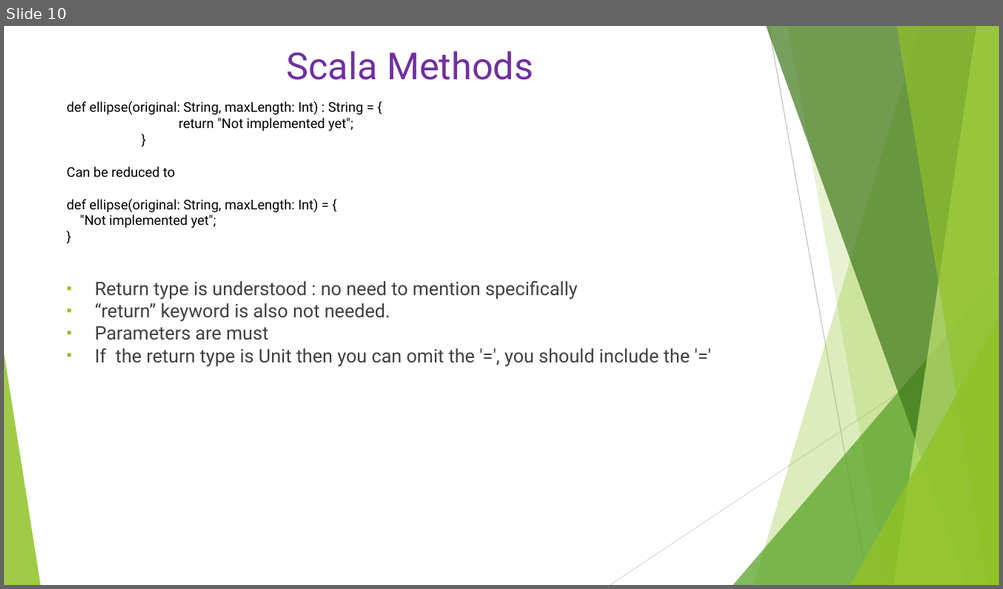
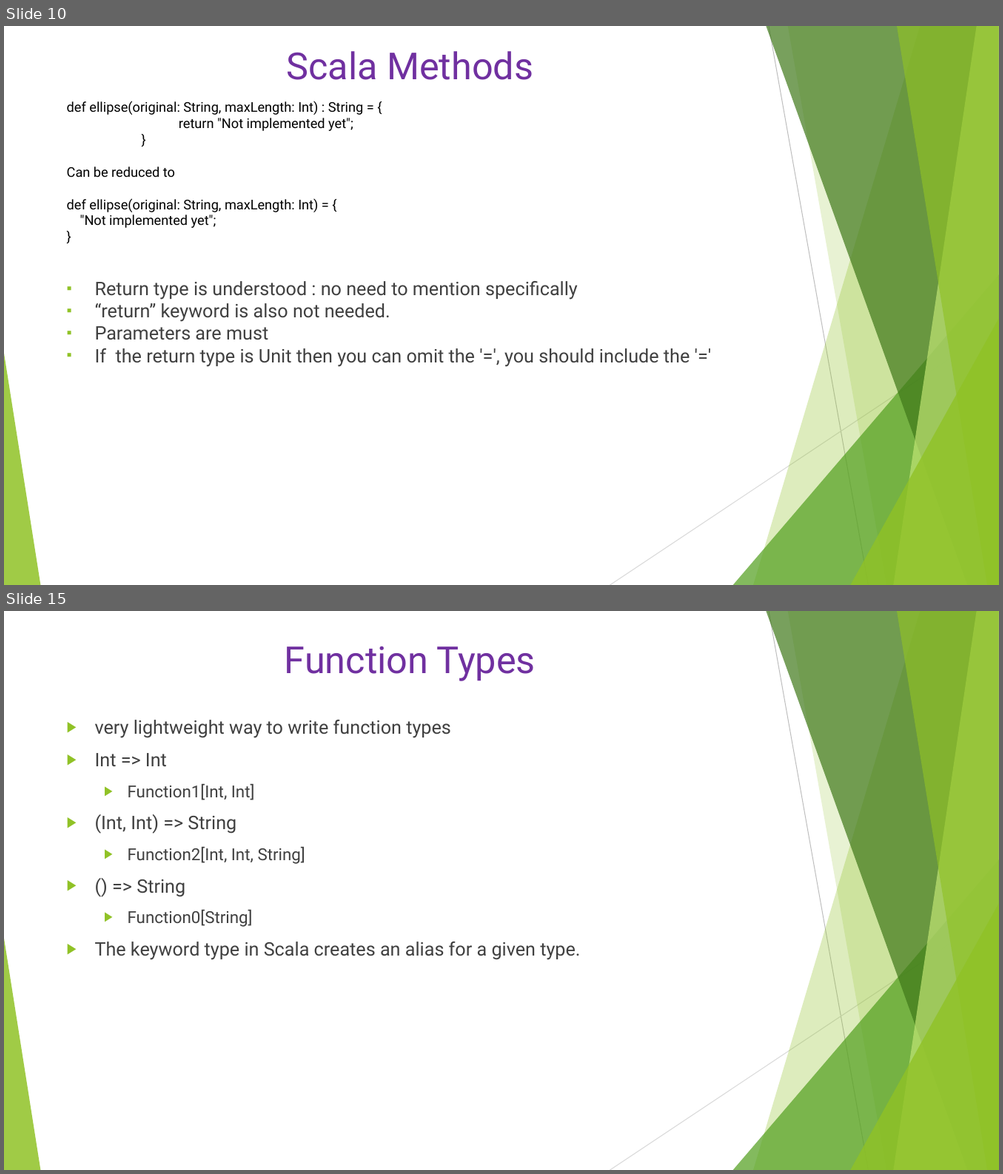
Before and after one commit to Anveshan3175/ScalaTrainingPrep, a slide deck: ScalaRepositary/ScalaTrainingPrep/Scala.pptx. Shown one above the other, each under a label of ours: slide 10 before the commit, slides 10 and 15 after it; the slides between them are not shown. The pictures are 1003x589 and 1003x1174 pixels, drawn with LibreOffice and Linux fonts; fonts in the diff are those of the drawing. Boxes give left, top, right and bottom in pixels: in the first picture for what was removed or moved away, otherwise in the second. Text is boxed around its words. In the diff, an @@ line names an element or a change of style, - is before the commit and + after.

```diff
--- a/ScalaRepositary/ScalaTrainingPrep/Scala.pptx
+++ b/ScalaRepositary/ScalaTrainingPrep/Scala.pptx
@@ slide 15 added at <box>4,611,999,1170</box>, background #FFFFFF; not listed: 10 template elements that a slide beside it also shows @@
@@ title added at <box>284,646,535,681</box>, 36 pt, text #7030A0 @@
+Function Types
@@ text added at <box>95,720,580,960</box>, 18 pt, text #404040 @@
+▶ very lightweight way to write function types
+▶ Int => Int
+  ▶ Function1[Int, Int]
+▶ (Int, Int) => String
+  ▶ Function2[Int, Int, String]
+▶ () => String
+  ▶ Function0[String]
+▶ The keyword type in Scala creates an alias for a given type.
```
Also in this commit, not shown: 5 other slides added, 1 slide removed, 1 other file.
